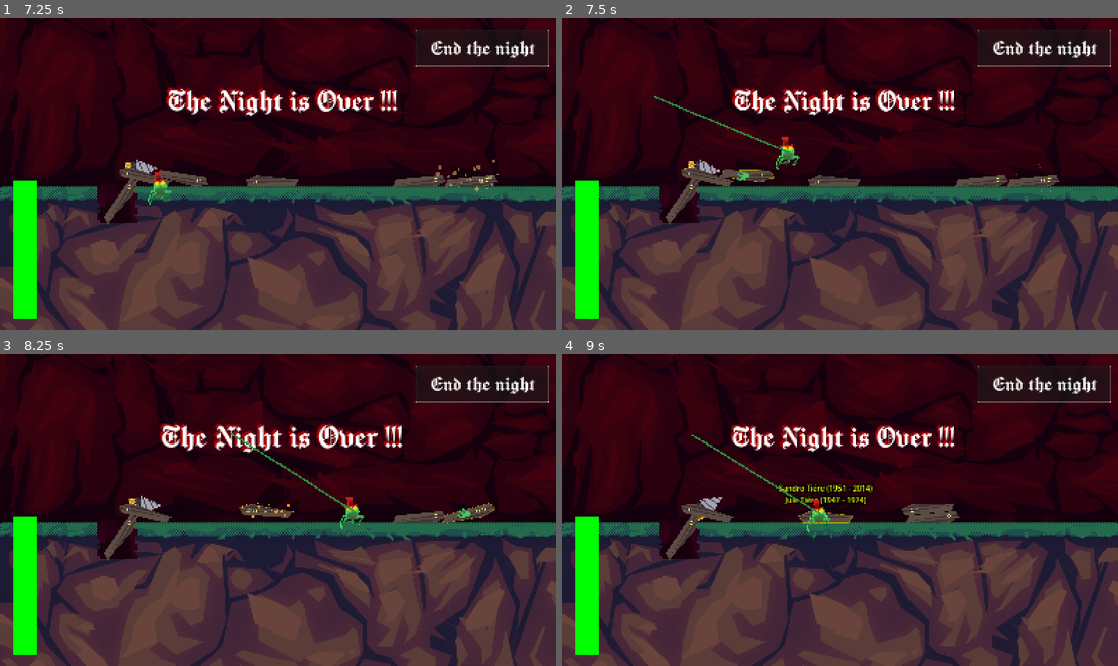
Above: before the commit, frames 1-4 (two rows, left to right).
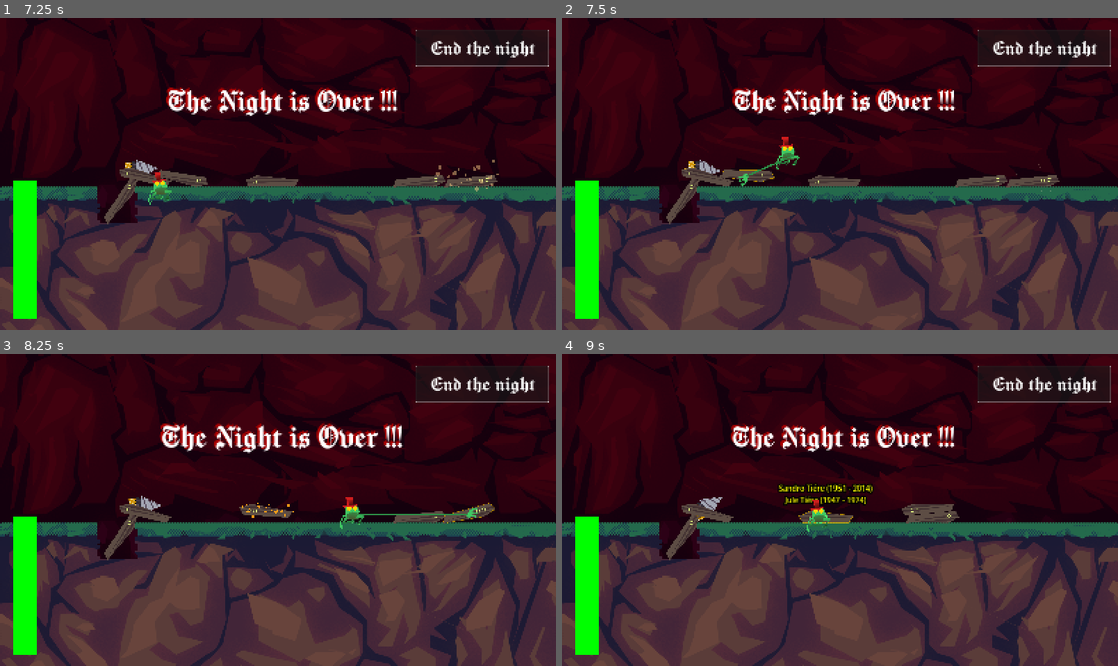
Above: after the commit, the same moments.

Repository: alelouis/ludumdare-57-les5ddp
Game: Godot game, scene res://scenes/test/gameplay_limit_test_scene/gameplay_limit_test.tscn
Two runs of this game, one before a commit and one after it. Both use one fixed random seed, a clock stepped at 60 frames per second and the inputs below. This scene is started directly instead of the project's main scene. The engine's default icon, where the game draws it, is replaced by a stand-in: a white triangle on a blue panel in a dark square.
Inputs (mouse positions are in pixels of both pictures, inside the frame that each line leads up to):
- Up to frame 1 (7.25 s): tap Enter at 0.5 s; drag from (278, 99) to (127, 170) at 0.52 s; drag from (11, 96) to (127, 170) at 1.27 s; move the mouse to (122, 186) at 2.02 s; hold D 2.03-2.75 s; tap R at 2.1, 5.1 s; click (122, 186) at 2.17 s; drag from (417, 177) to (111, 127) at 2.77 s; drag from (450, 183) to (127, 170) at 3.52 s; drag from (144, 177) to (194, 96) at 4.27 s; move the mouse to (272, 180) at 5.02 s; click (272, 180) at 5.17 s; click "End the night" at 5.75 s; drag from (489, 174) to (166, 189) at 6.52 s
- Up to frame 2 (7.5 s): drag from (745, 180) to (895, 105) at 7.27 s
- Up to frame 3 (8.25 s): drag from (472, 519) to (133, 506) at 8.02 s
- Up to frame 4 (9 s): move the mouse to (823, 516) at 8.77 s; tap R at 8.85 s; click (823, 516) at 8.92 s

Frame 1 is identical in both runs. In frame 2, 0.2% of the frame differs, in the area x 16-42%, y 24-54%; in frame 3, 0.3%, in the area x 41-86%, y 25-53%; in frame 4, 0.2%.

Commit message:
Fix mouse not at center of the screen and cursor fucked up

Diff:
--- a/scenes/test/tilemap_test_scene/tilemap_test.tscn
+++ b/scenes/test/tilemap_test_scene/tilemap_test.tscn
@@ -143,7 +143,6 @@
 script = ExtResource("13_it30p")
 
 [node name="Camera2D" type="Camera2D" parent="PointLight2D"]
-position = Vector2(-144.345, 91.6259)
 rotation = 1.57079
 scale = Vector2(0.230216, 0.230216)
 limit_left = 0
--- a/scripts/coffin_physics.gd
+++ b/scripts/coffin_physics.gd
@@ -148,7 +148,7 @@
 
 	# Update the line position
 	if should_draw_line:
-		var world_click_pos = get_viewport().get_screen_transform() * get_global_transform_with_canvas() * click_position
+		var world_click_pos = get_global_transform_with_canvas() * self.get_node('Hand').position
 		var mouse_pos = get_viewport().get_mouse_position()
 
 		# Calculate and set the hand rotation to face the mouse
Not shown: 1 places in scenes/test/tilemap_test_scene/tilemap_test.tscn that only renumber resources
